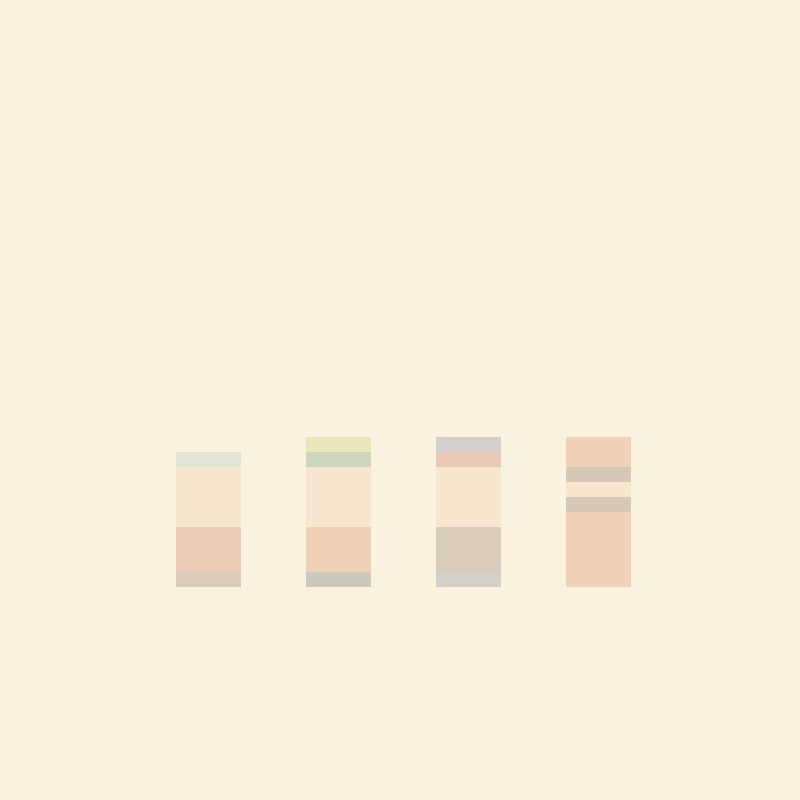
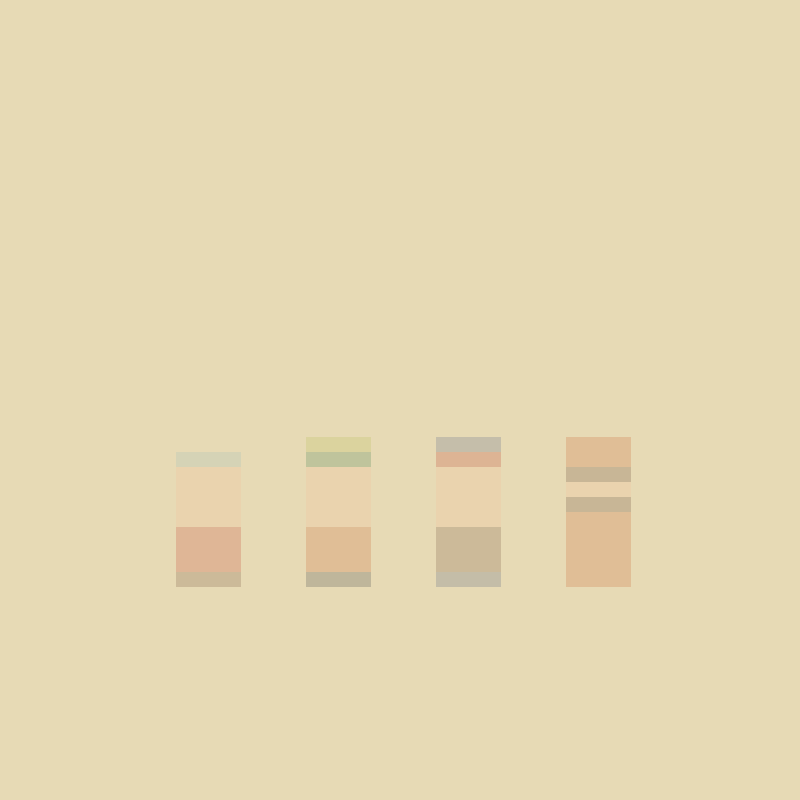
Layer changes from the first 800×800 image to the second:
painted on "Layer 5" over [0, 0, 800, 800]
